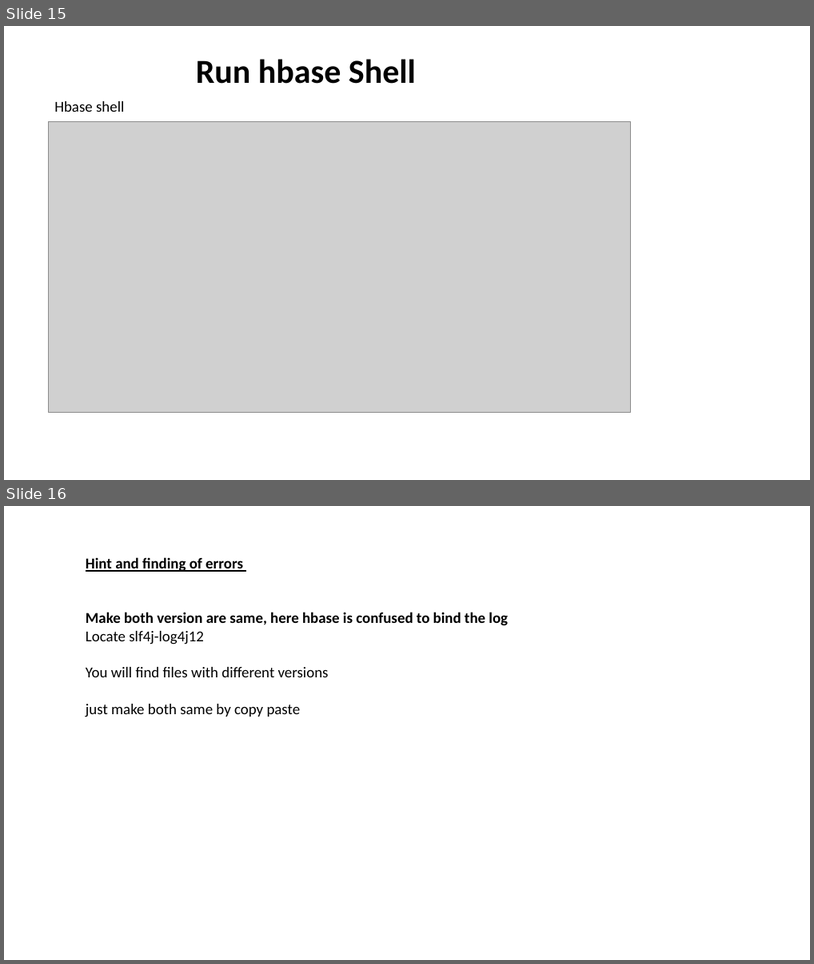
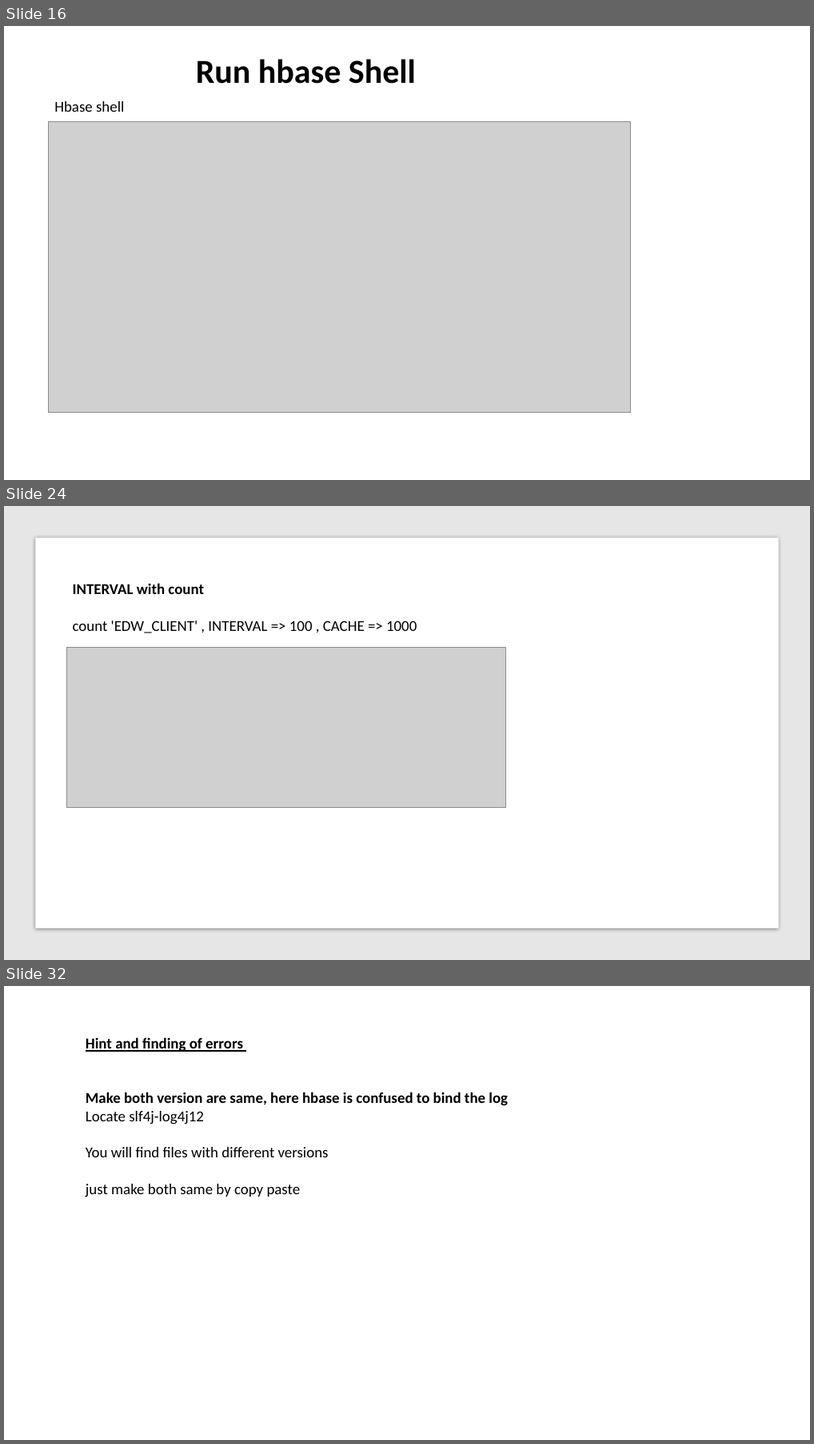
Before and after one commit to aashmishra/Bigdata_ppt, a slide deck: hbase.pptx. Shown one above the other, each under a label of ours: slides 15 and 16 before the commit, slides 16, 24 and 32 after it; the slides between them are not shown. The pictures are 814x964 and 814x1444 pixels, drawn with LibreOffice and Linux fonts; fonts in the diff are those of the drawing; grey boxes stand for pictures. Boxes give left, top, right and bottom in pixels: in the first picture for what was removed or moved away, otherwise in the second. Text is boxed around its words. In the diff, an @@ line names an element or a change of style, - is before the commit and + after.

```diff
--- a/hbase.pptx
+++ b/hbase.pptx
@@ slide 24 added at [4, 506, 810, 960], background #FFFFFF @@
@@ rectangle added at [4, 506, 810, 960], fill #E7E6E6 @@
@@ rectangle added at [35, 538, 779, 928], fill #FFFFFF @@
@@ text added at [73, 583, 417, 633], 18 pt, text #000000 @@
+INTERVAL with count
+count 'EDW_CLIENT' , INTERVAL => 100 , CACHE => 1000
@@ picture added at [66, 647, 506, 808] @@
@@ what was slide 15 is now slide 16 @@
@@ what was slide 16 is now slide 32 @@
```
Also in this commit, not shown: 3 slides changed, 15 other slides added.
